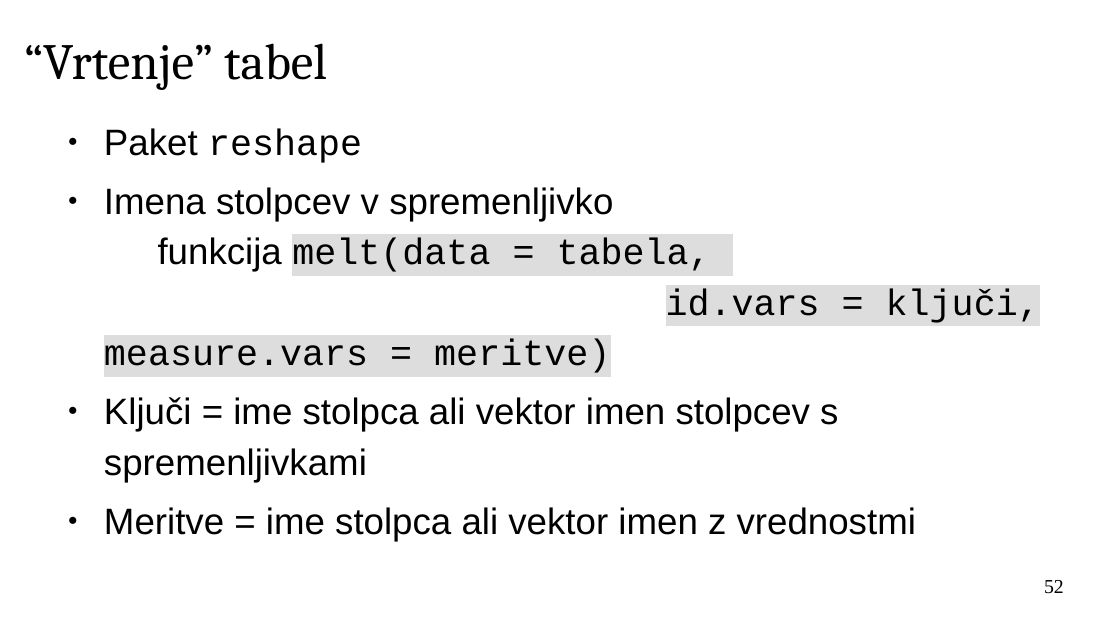
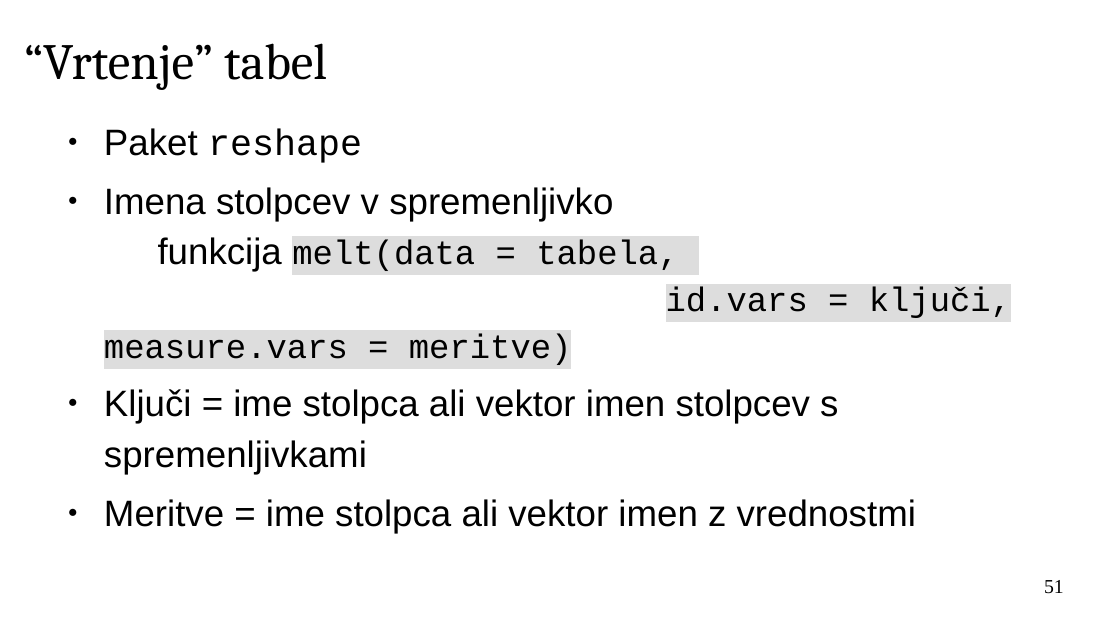
Before and after one commit to janaobsteter/R_tecaj, a slide deck: slide 51 of IT_Rtecaj_work.odp (slide 52 before the commit). Drawn at 1120x630 pixels with LibreOffice and Linux fonts; fonts in the diff are those of the drawing; background and template pictures are left out. Boxes give left, top, right and bottom in pixels: in the first picture for what was removed or moved away, otherwise in the second. Text is boxed around its words. In the diff, an @@ line names an element or a change of style, - is before the commit and + after.

```diff
--- a/IT_Rtecaj_work.odp
+++ b/IT_Rtecaj_work.odp
@@ text at <box>104,187,1011,365</box>: size 26 to 24 pt in "melt(data = tabela, id.vars = ključi, measure.vars ..." @@
@@ page number at <box>1044,580,1064,594</box>: text changed @@
-52
+51
```
Also in this commit, not shown: 1 slide removed, 3 other files.
